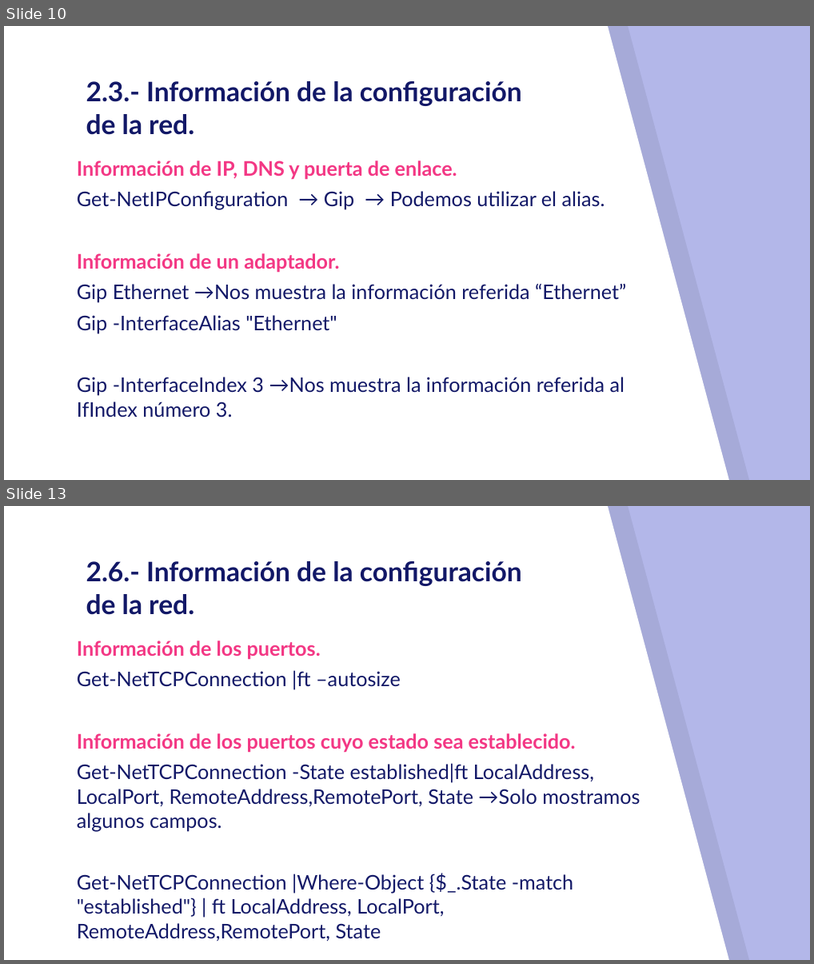
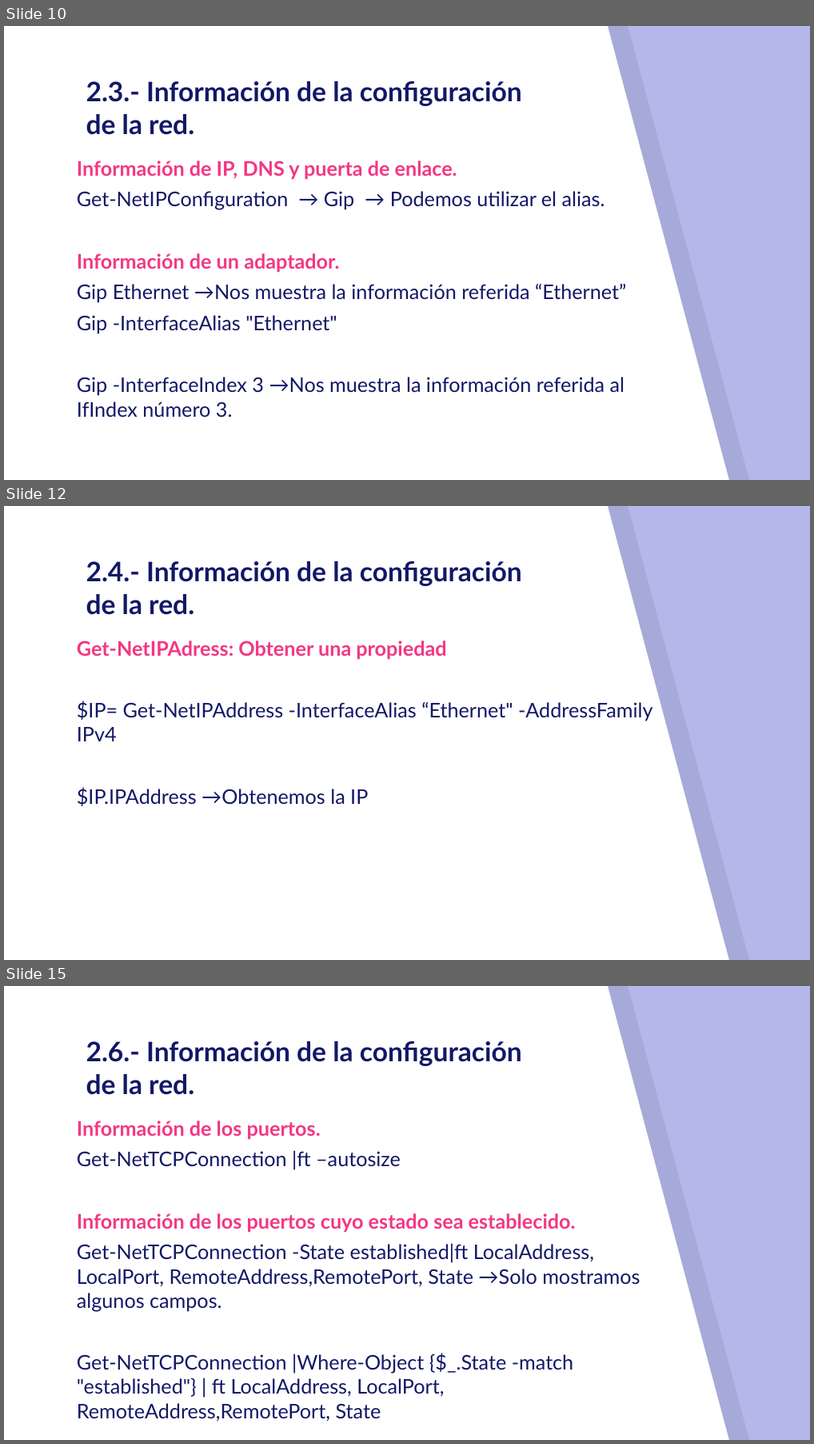
Before and after one commit to mftienda/PowerShellAdministradores, a slide deck: Sección 4.- Gestión de la red/4.-Gestion de la red.pptx. Shown one above the other, each under a label of ours: slides 10 and 13 before the commit, slides 10, 12 and 15 after it; the slides between them are not shown. The pictures are 814x964 and 814x1444 pixels, drawn with LibreOffice and Linux fonts; fonts in the diff are those of the drawing. Boxes give left, top, right and bottom in pixels: in the first picture for what was removed or moved away, otherwise in the second. Text is boxed around its words. In the diff, an @@ line names an element or a change of style, - is before the commit and + after.

```diff
--- a/Sección 4.- Gestión de la red/4.-Gestion de la red.pptx
+++ b/Sección 4.- Gestión de la red/4.-Gestion de la red.pptx
@@ slide 12 added at bbox=[4, 506, 810, 960], background #B3B7E9; not listed: 2 template elements that a slide beside it also shows @@
@@ title added at bbox=[86, 561, 522, 615], 24 pt, text #121867, bold @@
+2.4.- Información de la configuración de la red.
@@ text added at bbox=[77, 640, 653, 806], 18 pt, text #121867 @@
+Get-NetIPAdress: Obtener una propiedad
+$IP= Get-NetIPAddress -InterfaceAlias “Ethernet" -AddressFamily IPv4
+$IP.IPAddress →Obtenemos la IP
@@ what was slide 13 is now slide 15 @@
```
Also in this commit, not shown: 2 slides changed, 1 other slide added.
